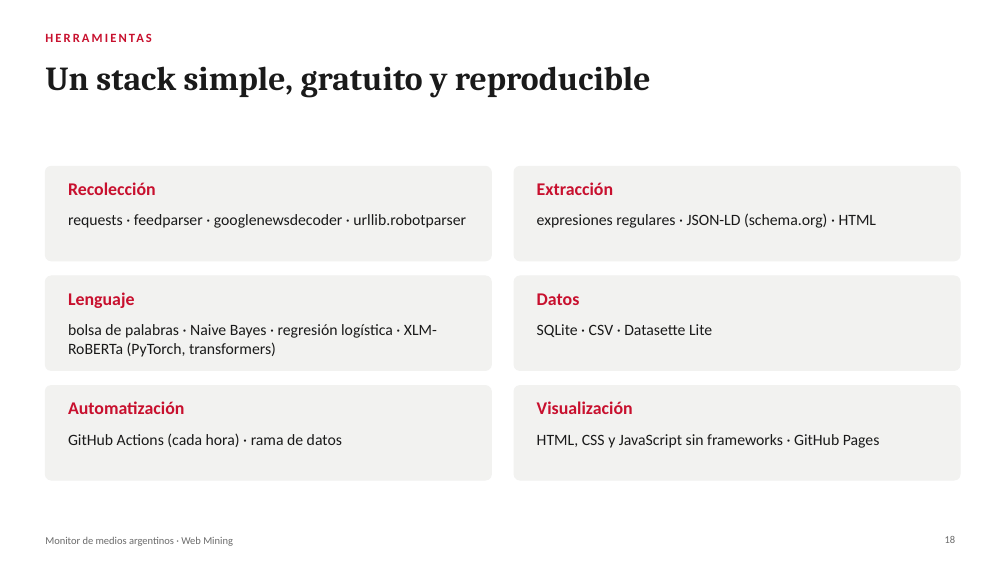
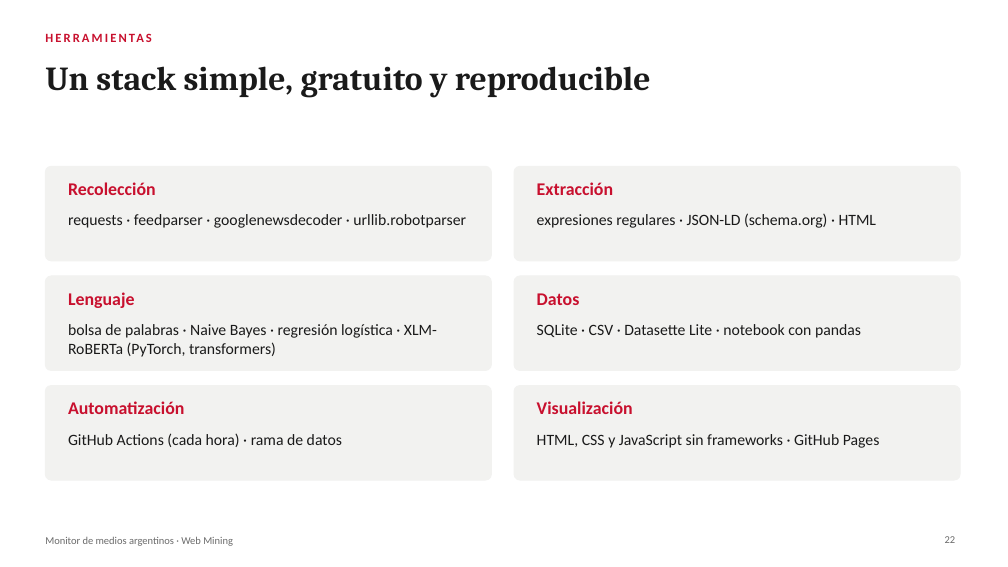
Before and after one commit to miguegarrone-blip/Web-Mining, a slide deck: slide 22 of docs/presentacion-tp.pptx (slide 18 before the commit). Drawn at 1008x567 pixels with LibreOffice and Linux fonts; fonts in the diff are those of the drawing. Boxes give left, top, right and bottom in pixels: in the first picture for what was removed or moved away, otherwise in the second. Text is boxed around its words. In the diff, an @@ line names an element or a change of style, - is before the commit and + after.

```diff
--- a/docs/presentacion-tp.pptx
+++ b/docs/presentacion-tp.pptx
@@ text at <box>537,324,861,338</box>: text changed @@
-SQLite · CSV · Datasette Lite
+SQLite · CSV · Datasette Lite · notebook con pandas
```
Also in this commit, not shown: 8 other slides changed, 4 slides added, 12 other files.
